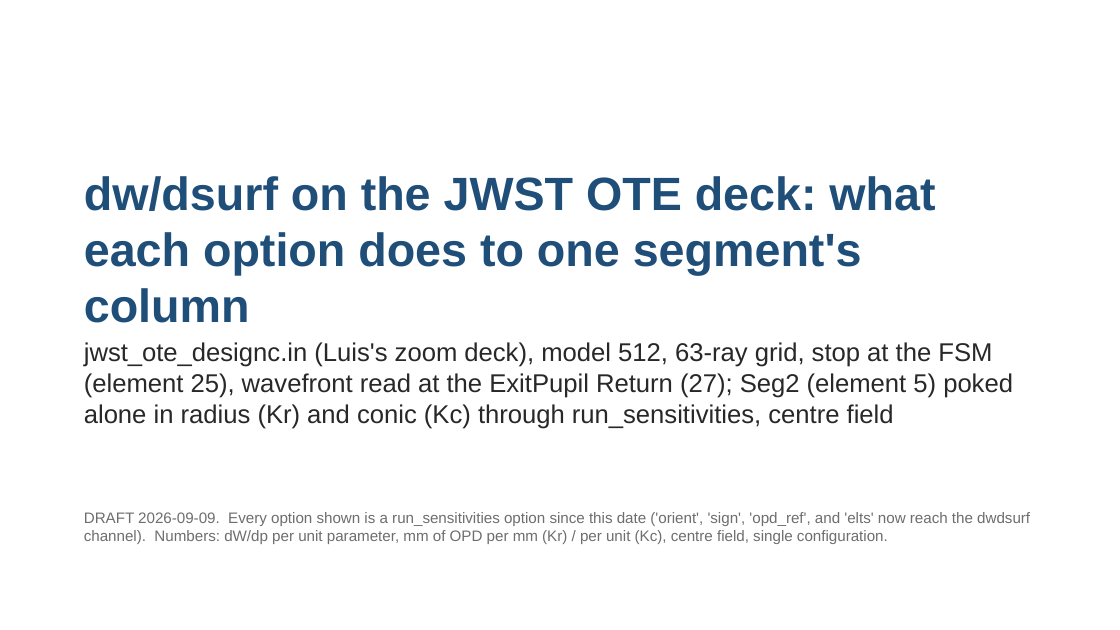
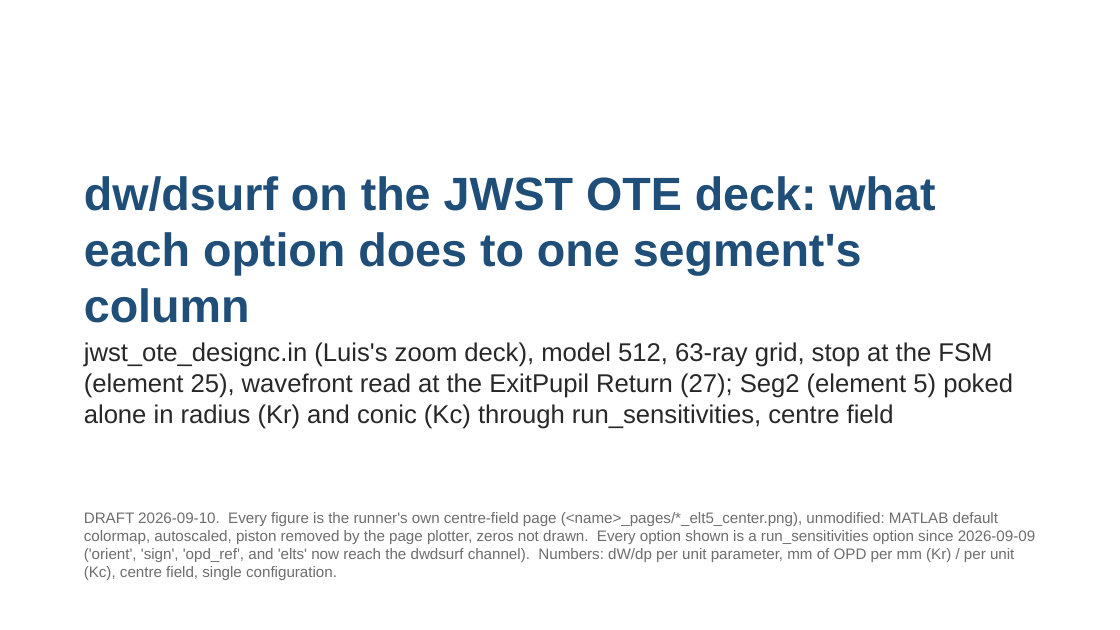
Before and after one commit to nasa-jpl/macos, a slide deck: slide 1 of demo_session/deck_dwdsurf_options.pptx. Drawn at 1120x630 pixels with LibreOffice and Linux fonts; fonts in the diff are those of the drawing. Boxes give left, top, right and bottom in pixels: in the first picture for what was removed or moved away, otherwise in the second. Text is boxed around its words. In the diff, an @@ line names an element or a change of style, - is before the commit and + after.

```diff
--- a/demo_session/deck_dwdsurf_options.pptx
+++ b/demo_session/deck_dwdsurf_options.pptx
@@ text at box(84, 512, 1035, 580): text changed @@
-DRAFT 2026-09-09. Every option shown is a run_sensitivities option since this date ('orient', 'sign', 'opd_ref', and 'elts' now reach the dwdsurf channel). Numbers: dW/dp per unit parameter, mm of OPD per mm (Kr) / per unit (Kc), centre field, single configuration.
+DRAFT 2026-09-10. Every figure is the runner's own centre-field page (<name>_pages/*_elt5_center.png), unmodified: MATLAB default colormap, autoscaled, piston removed by the page plotter, zeros not drawn. Every option shown is a run_sensitivities option since 2026-09-09 ('orient', 'sign', 'opd_ref', and 'elts' now reach the dwdsurf channel). Numbers: dW/dp per unit parameter, mm of OPD per mm (Kr) / per unit (Kc), centre field, single configuration.
```
Also in this commit, not shown: 1 other slide changed, 1 slide added, 4 other files.
